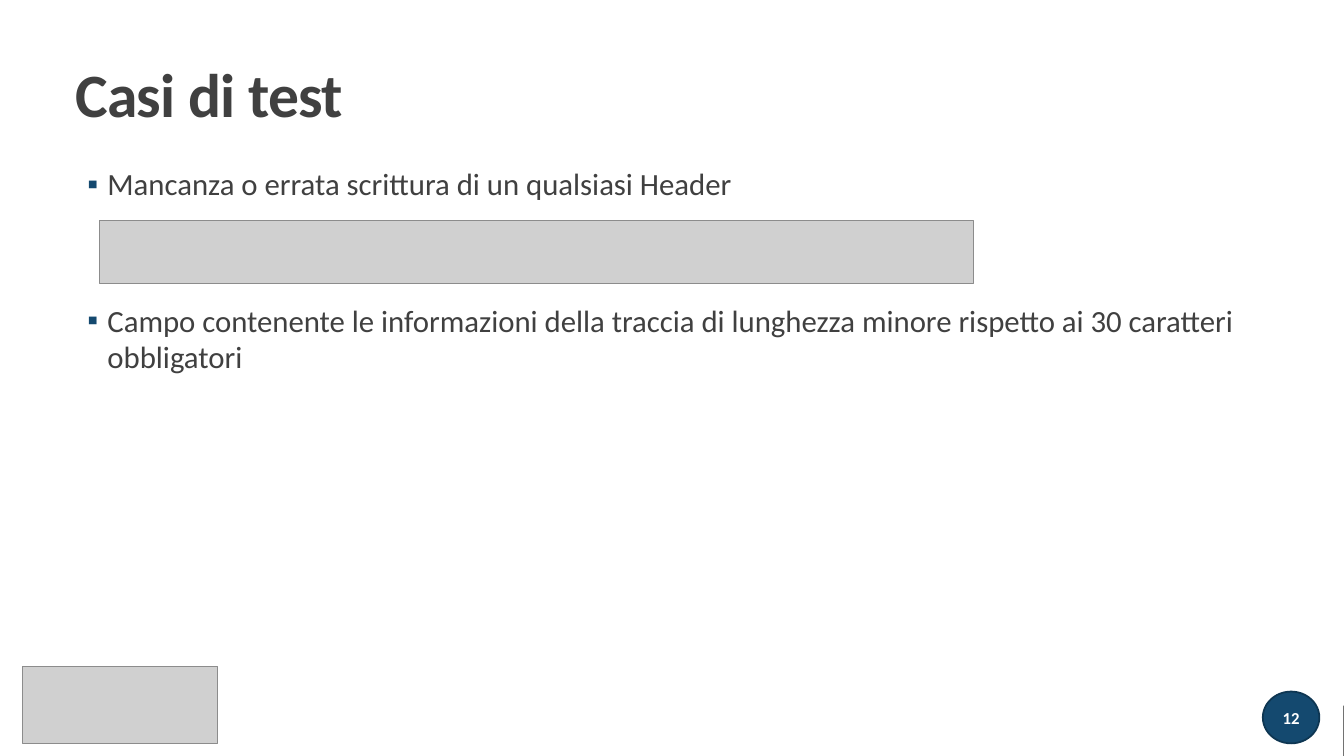
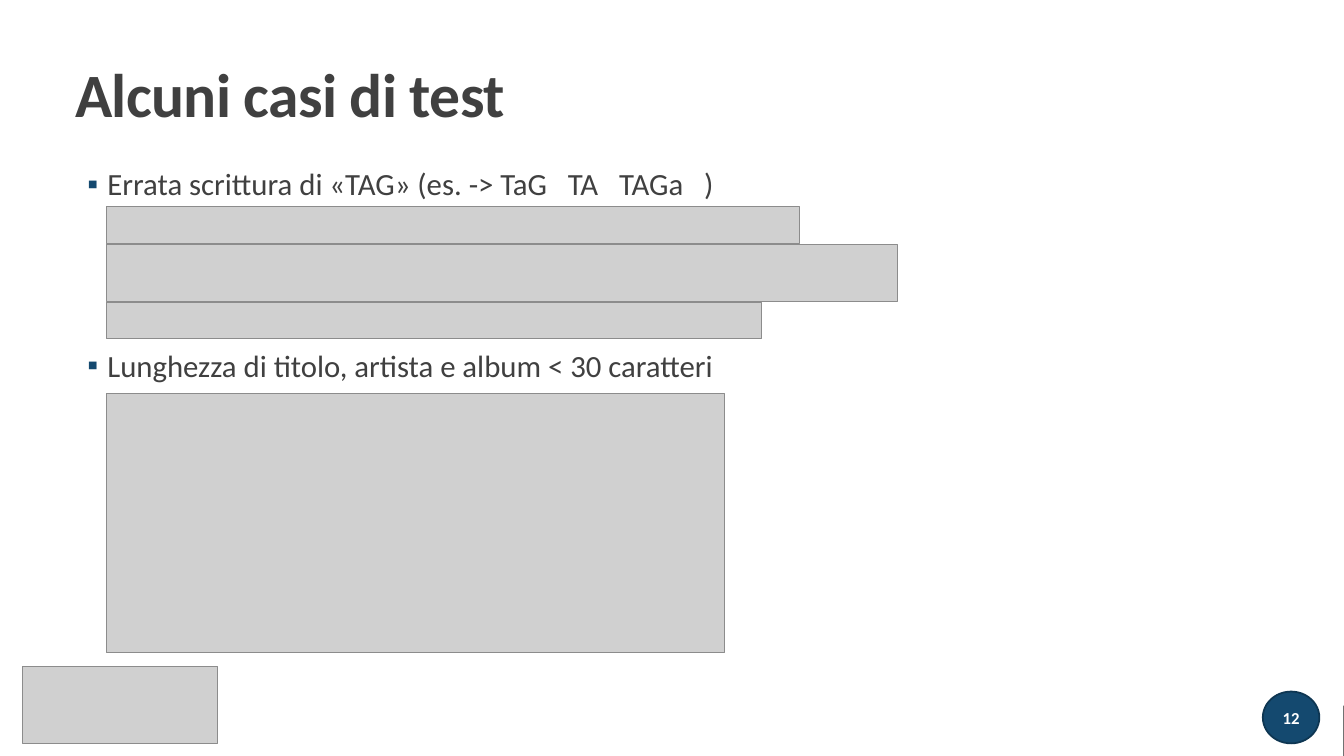
Before and after one commit to atusghen/SimpleID3, a slide deck: slide 12 of presentazione.pptx. Drawn at 1344x756 pixels with LibreOffice and Linux fonts; fonts in the diff are those of the drawing; grey boxes stand for pictures. Boxes give left, top, right and bottom in pixels: in the first picture for what was removed or moved away, otherwise in the second. Text is boxed around its words. In the diff, an @@ line names an element or a change of style, - is before the commit and + after.

```diff
--- a/presentazione.pptx
+++ b/presentazione.pptx
@@ title at (75,73,505,118): text changed @@
-Casi di test
+Alcuni casi di test
@@ text at (107,172,712,383): text changed @@
-  ▪ Mancanza o errata scrittura di un qualsiasi Header
-  ▪ Campo contenente le informazioni della traccia di lunghezza minore rispetto ai 30 caratteri obbligatori
+  ▪ Errata scrittura di «TAG» (es. -> TaG TA TAGa )
+  ▪ Lunghezza di titolo, artista e album < 30 caratteri
@@ picture added at (106,207,800,244) @@
@@ picture removed at (100,221,973,284) @@
@@ picture added at (106,245,897,301) @@
@@ picture added at (106,302,761,339) @@
@@ picture added at (106,393,724,652) @@
```
Also in this commit, not shown: 2 other slides changed, 2 slides added, 1 slide removed, 2 other files.
